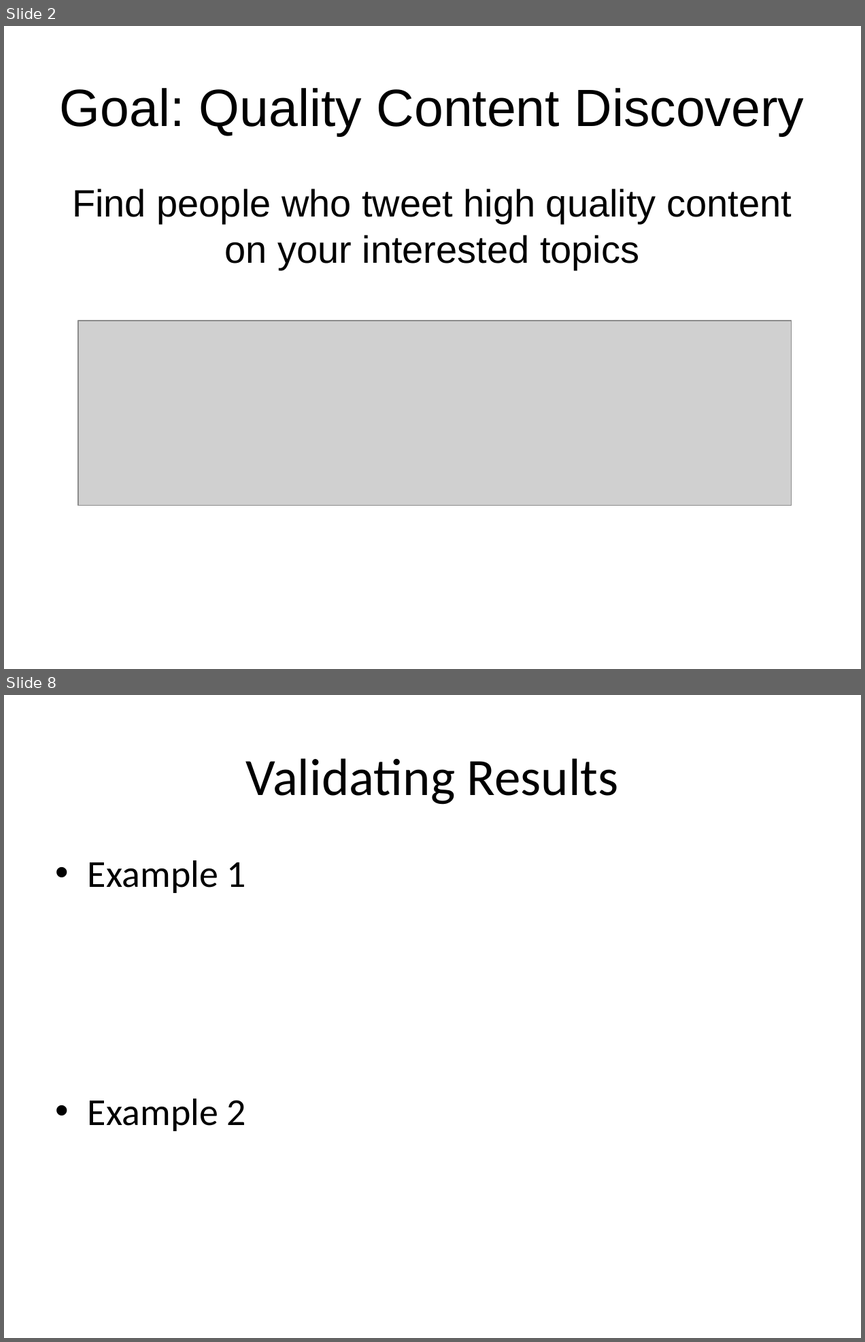
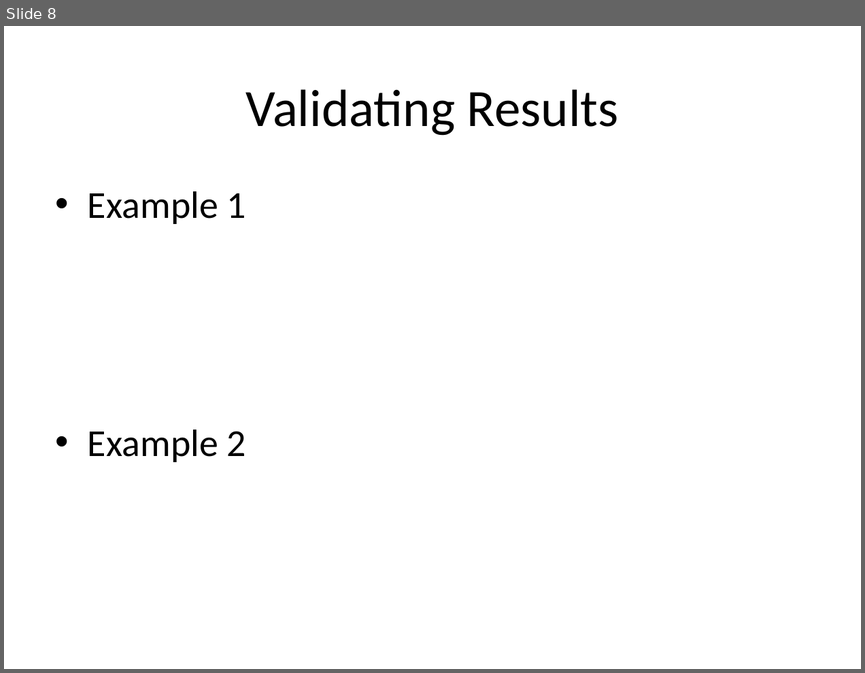
Before and after one commit to susiexsun/capstone_project, a slide deck: capstone_presentation.pptx. Shown one above the other, each under a label of ours: slides 2 and 8 before the commit, slide 8 after it; the slides between them are not shown. The pictures are 865x1342 and 865x673 pixels, drawn with LibreOffice and Linux fonts; fonts in the diff are those of the drawing; grey boxes stand for pictures. Boxes give left, top, right and bottom in pixels: in the first picture for what was removed or moved away, otherwise in the second. Text is boxed around its words. In the diff, an @@ line names an element or a change of style, - is before the commit and + after.

```diff
--- a/capstone_presentation.pptx
+++ b/capstone_presentation.pptx
@@ slide 2 removed at [4,26,861,669], background #FFFFFF @@
@@ title removed at [60,88,804,136] @@
-Goal: Quality Content Discovery
@@ text removed at [72,189,791,269] @@
-Find people who tweet high quality content on your interested topics
@@ picture removed at [79,320,791,505] @@
```
Also in this commit, not shown: 6 slides changed, 2 slides added, 7 other files.
